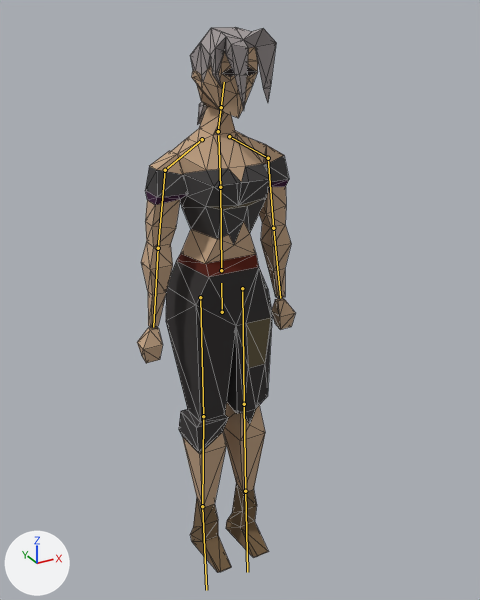
One commit to the glTF model client/assets/models/osrs_char.glb: the scene before it, then after it.
Both versions are drawn from a camera (50 mm lens) standing at (-1.99, -3.88, 4.11) and looking at (0.14, 0.0, 2.17). The lights are fixed; the arrows at lower left show +X, +Y and +Z. The first picture is the older version. The bones that change, and the others that lie on the model, are drawn over the model as lines. Mesh edges are drawn as thin lines.

The first picture shows 'character'.
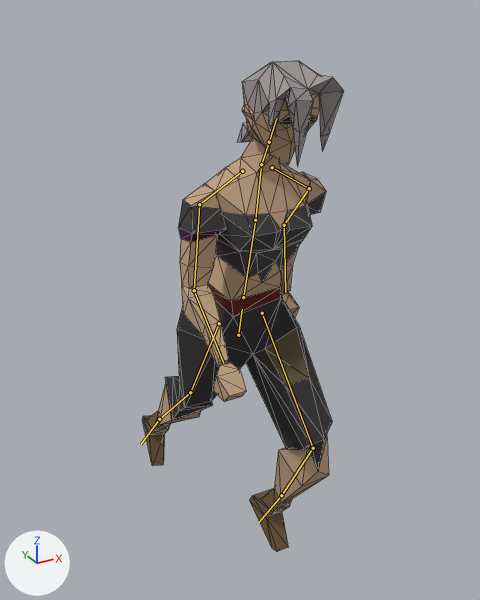
The newer file adds an action. The first version stands in its rest pose; the second is drawn at frame 4 of the action 'run'.

Changed parts and their boxes (x1, y1, x2, y2) in the pictures (480 x 600 px):
```json
{"object": "character", "change": "posed", "before": [137, 27, 295, 572], "after": [142, 61, 343, 551], "on screen": "27% wider, 10% shorter"}
{"bone": "Bone", "before": "(222, 312) to (221, 283)", "after": "(238, 335) to (242, 309)"}
{"bone": "Bone.001", "before": "(221, 270) to (220, 187)", "after": "(243, 297) to (255, 220)"}
{"bone": "Bone.009.L", "before": "(268, 158) to (273, 228)", "after": "(309, 188) to (284, 225)"}
{"bone": "Bone.010.L", "before": "(273, 228) to (280, 298)", "after": "(284, 225) to (285, 292)"}
{"bone": "Bone.009.R", "before": "(165, 170) to (158, 248)", "after": "(199, 204) to (194, 290)"}
{"bone": "Bone.010.R", "before": "(158, 248) to (153, 327)", "after": "(194, 290) to (223, 363)"}
{"bone": "Bone.005.L", "before": "(242, 288) to (244, 404)", "after": "(262, 313) to (313, 448)"}
{"bone": "Bone.006.L", "before": "(244, 404) to (245, 491)", "after": "(313, 448) to (281, 495)"}
{"bone": "Bone.007.L", "before": "(245, 491) to (247, 572)", "after": "(281, 495) to (259, 522)"}
{"bone": "Bone.005.R", "before": "(200, 297) to (203, 416)", "after": "(219, 323) to (190, 392)"}
{"bone": "Bone.006.R", "before": "(203, 416) to (202, 506)", "after": "(190, 392) to (159, 419)"}
{"bone": "Bone.007.R", "before": "(202, 506) to (206, 590)", "after": "(159, 419) to (141, 444)"}
```

The change, as JSON lines over the scene's bpy script:
```json
{"block": "bone_bone", "where": "bone_bone = bpy.data.objects['Armature'].pose.bones['Bone']"}
{"op": "set", "path": "bone_bone.location", "old": "(0.0, 0.0, 0.0)", "new": "(0.0, -0.078, 0.247)"}
{"op": "set", "path": "bone_bone.rotation_quaternion", "old": "(1.0, 0.0, 0.0, 0.0)", "new": "(0.994, 0.11, 0.0, 0.0)", "note": "degrees (0, 0, 0) -> degrees (13, 0, 0)"}
{"block": "bone_bone_001", "where": "bone_bone_001 = bpy.data.objects['Armature'].pose.bones['Bone.001']  # child of 'Bone'"}
{"op": "set", "path": "bone_bone_001.rotation_quaternion", "old": "(1.0, 0.0, 0.0, 0.0)", "new": "(1.0, 0.013, 0.0, 0.0)", "note": "degrees (0, 0, 0) -> degrees (2, 0, 0)"}
{"block": "bone_bone_009_l", "where": "bone_bone_009_l = bpy.data.objects['Armature'].pose.bones['Bone.009.L']  # child of 'Bone.008.L'"}
{"op": "set", "path": "bone_bone_009_l.rotation_quaternion", "old": "(1.0, 0.0, 0.0, 0.0)", "new": "(0.964, -0.263, 0.035, 0.001)", "note": "degrees (0, 0, 0) -> degrees (-31, 4, -1)"}
{"block": "bone_bone_010_l", "where": "bone_bone_010_l = bpy.data.objects['Armature'].pose.bones['Bone.010.L']  # child of 'Bone.009.L'"}
{"op": "set", "path": "bone_bone_010_l.rotation_quaternion", "old": "(1.0, 0.0, 0.0, 0.0)", "new": "(0.952, 0.305, -0.03, 0.011)", "note": "degrees (0, 0, 0) -> degrees (36, -4, 0)"}
{"block": "bone_bone_009_r", "where": "bone_bone_009_r = bpy.data.objects['Armature'].pose.bones['Bone.009.R']  # child of 'Bone.008.R'"}
{"op": "set", "path": "bone_bone_009_r.rotation_quaternion", "old": "(1.0, 0.0, 0.0, 0.0)", "new": "(0.984, 0.175, 0.023, 0.001)", "note": "degrees (0, 0, 0) -> degrees (20, 3, 1)"}
{"block": "bone_bone_010_r", "where": "bone_bone_010_r = bpy.data.objects['Armature'].pose.bones['Bone.010.R']  # child of 'Bone.009.R'"}
{"op": "set", "path": "bone_bone_010_r.rotation_quaternion", "old": "(1.0, 0.0, 0.0, 0.0)", "new": "(0.875, 0.48, 0.058, -0.002)", "note": "degrees (0, 0, 0) -> degrees (58, 6, 3)"}
{"block": "bone_bone_005_l", "where": "bone_bone_005_l = bpy.data.objects['Armature'].pose.bones['Bone.005.L']  # child of 'Bone'"}
{"op": "set", "path": "bone_bone_005_l.rotation_quaternion", "old": "(1.0, 0.0, 0.0, 0.0)", "new": "(0.9, 0.436, -0.013, 0.013)", "note": "degrees (0, 0, 0) -> degrees (52, -2, 1)"}
{"block": "bone_bone_006_l", "where": "bone_bone_006_l = bpy.data.objects['Armature'].pose.bones['Bone.006.L']  # child of 'Bone.005.L'"}
{"op": "set", "path": "bone_bone_006_l.rotation_quaternion", "old": "(1.0, 0.0, 0.0, 0.0)", "new": "(0.826, -0.563, 0.034, 0.005)", "note": "degrees (0, 0, 0) -> degrees (-69, 3, -2)"}
{"block": "bone_bone_007_l", "where": "bone_bone_007_l = bpy.data.objects['Armature'].pose.bones['Bone.007.L']  # child of 'Bone.006.L'"}
{"op": "set", "path": "bone_bone_007_l.rotation_quaternion", "old": "(1.0, 0.0, 0.0, 0.0)", "new": "(0.996, -0.079, 0.03, 0.04)", "note": "degrees (0, 0, 0) -> degrees (-9, 4, 4)"}
{"block": "bone_bone_005_r", "where": "bone_bone_005_r = bpy.data.objects['Armature'].pose.bones['Bone.005.R']  # child of 'Bone'"}
{"op": "set", "path": "bone_bone_005_r.rotation_quaternion", "old": "(1.0, 0.0, 0.0, 0.0)", "new": "(0.983, -0.179, -0.039, 0.013)", "note": "degrees (0, 0, 0) -> degrees (-21, -4, 2)"}
{"block": "bone_bone_006_r", "where": "bone_bone_006_r = bpy.data.objects['Armature'].pose.bones['Bone.006.R']  # child of 'Bone.005.R'"}
{"op": "set", "path": "bone_bone_006_r.rotation_quaternion", "old": "(1.0, 0.0, 0.0, 0.0)", "new": "(0.986, -0.104, 0.129, -0.016)", "note": "degrees (0, 0, 0) -> degrees (-12, 15, -3)"}
{"block": "bone_bone_007_r", "where": "bone_bone_007_r = bpy.data.objects['Armature'].pose.bones['Bone.007.R']  # child of 'Bone.006.R'"}
{"op": "set", "path": "bone_bone_007_r.rotation_quaternion", "old": "(1.0, 0.0, 0.0, 0.0)", "new": "(1.0, -0.005, 0.008, 0.018)", "note": "degrees (0, 0, 0) -> degrees (-1, 1, 2)"}
```
